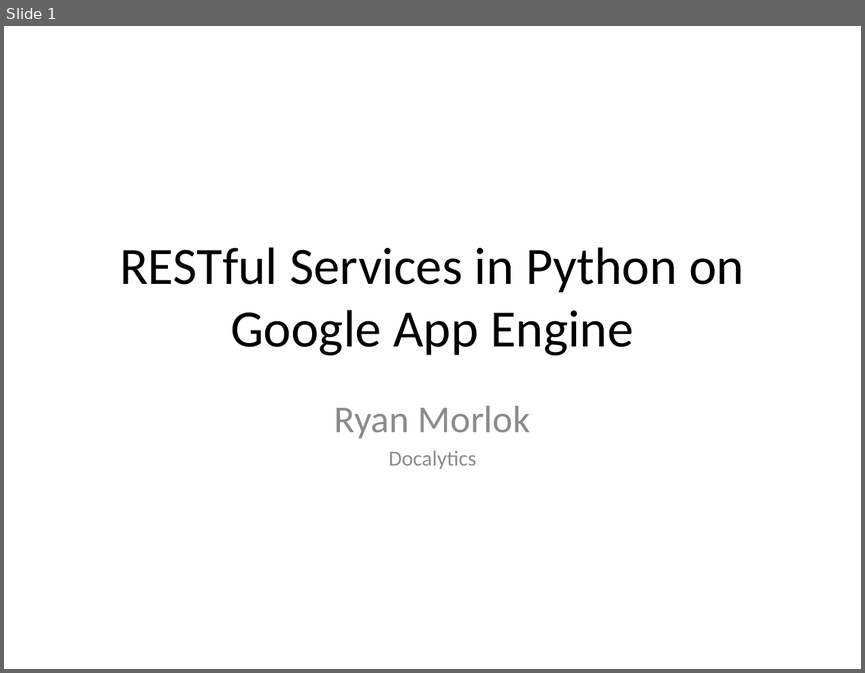
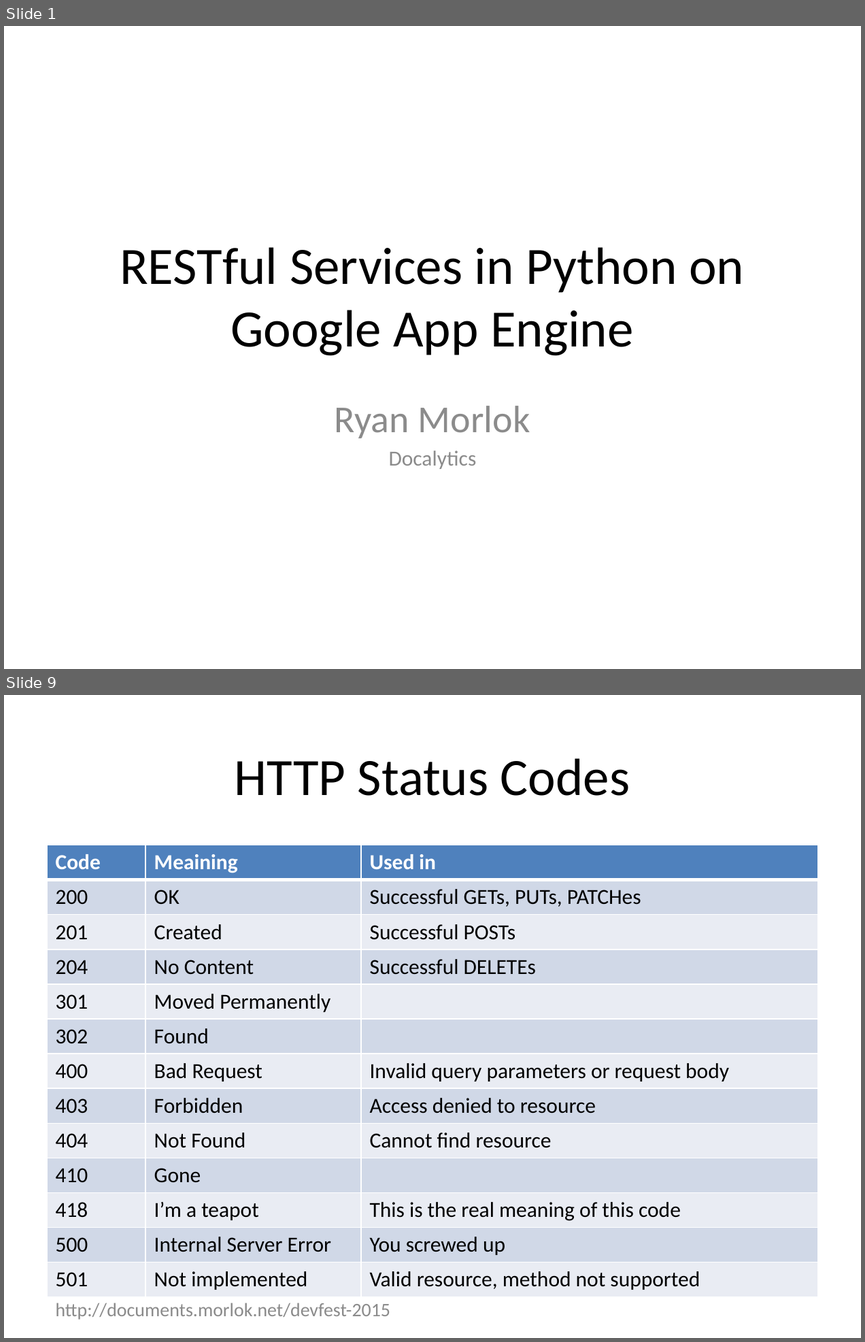
Before and after one commit to rmorlok/RESTfulServicesInPythonPresentation, a slide deck: RESTfulAppEngine.pptx. Shown one above the other, each under a label of ours: slide 1 before the commit, slides 1 and 9 after it; the slides between them are not shown. The pictures are 865x673 and 865x1342 pixels, drawn with LibreOffice and Linux fonts; fonts in the diff are those of the drawing. Boxes give left, top, right and bottom in pixels: in the first picture for what was removed or moved away, otherwise in the second. Text is boxed around its words. In the diff, an @@ line names an element or a change of style, - is before the commit and + after.

```diff
--- a/RESTfulAppEngine.pptx
+++ b/RESTfulAppEngine.pptx
@@ slide 9 added at <box>4,695,861,1338</box>, background #FFFFFF @@
@@ title added at <box>235,758,630,796</box>, 44 pt, text #000000 @@
+HTTP Status Codes
@@ table added at <box>47,845,817,1297</box>, 13 rows, 3 columns @@
+Code | Meaining | Used in
+200 | OK | Successful GETs, PUTs, PATCHes
+201 | Created | Successful POSTs
+204 | No Content | Successful DELETEs
+301 | Moved Permanently | 
+302 | Found | 
+400 | Bad Request | Invalid query parameters or request body
+403 | Forbidden | Access denied to resource
+404 | Not Found | Cannot find resource
+410 | Gone | 
+418 | I’m a teapot | This is the real meaning of this code
+500 | Internal Server Error | You screwed up
+501 | Not implemented | Valid resource, method not supported
@@ text added at <box>56,1302,391,1319</box>, 16 pt, text #8C8C8C @@
+http://documents.morlok.net/devfest-2015
```
Also in this commit, not shown: 10 slides changed, 24 other slides added, 7 other files.
